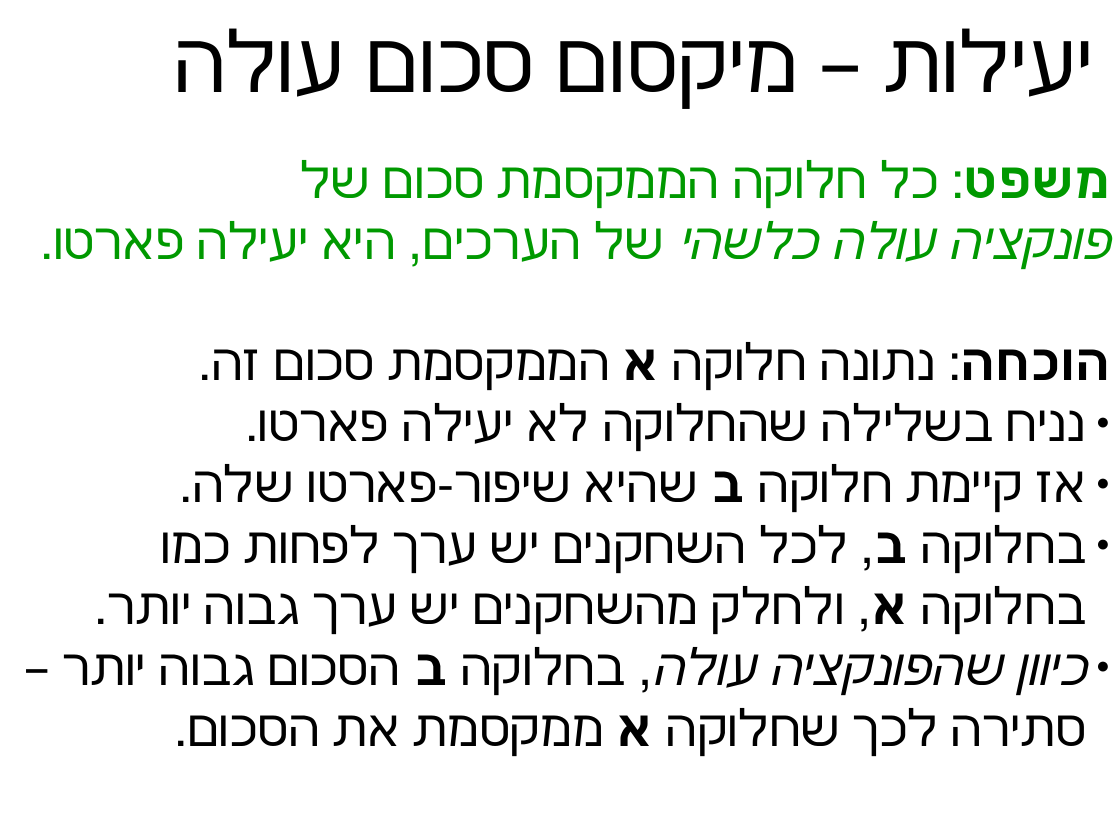
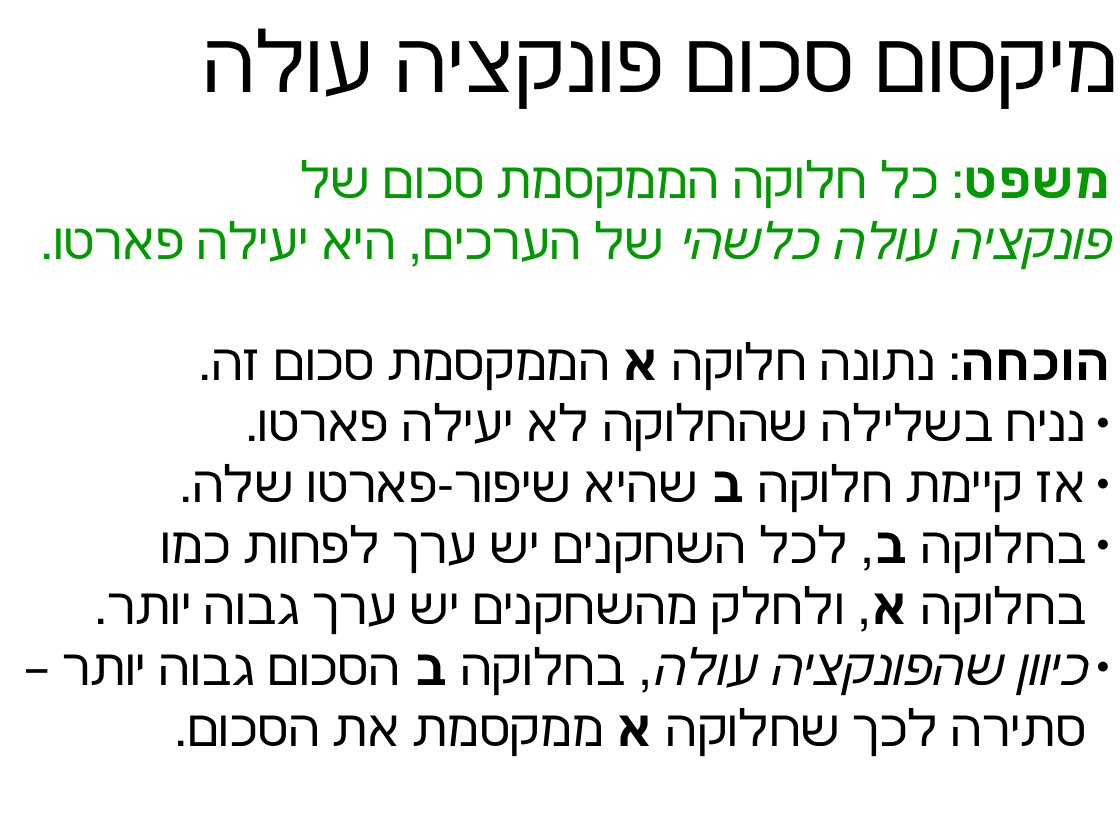
Before and after one commit to erelsgl-at-ariel/algorithms-5780, a slide deck: slide 14 of 02-pareto-efficiency/slides.odp. Drawn at 1120x840 pixels with LibreOffice and Linux fonts; fonts in the diff are those of the drawing. Boxes give left, top, right and bottom in pixels: in the first picture for what was removed or moved away, otherwise in the second. Text is boxed around its words. In the diff, an @@ line names an element or a change of style, - is before the commit and + after.

```diff
--- a/02-pareto-efficiency/slides.odp
+++ b/02-pareto-efficiency/slides.odp
@@ title at (383,41,1118,688): text changed @@
-יעילות – מיקסום סכום עולה
+מיקסום סכום פונקציה עולה
```
Also in this commit, not shown: 13 other slides changed, 6 other files.
